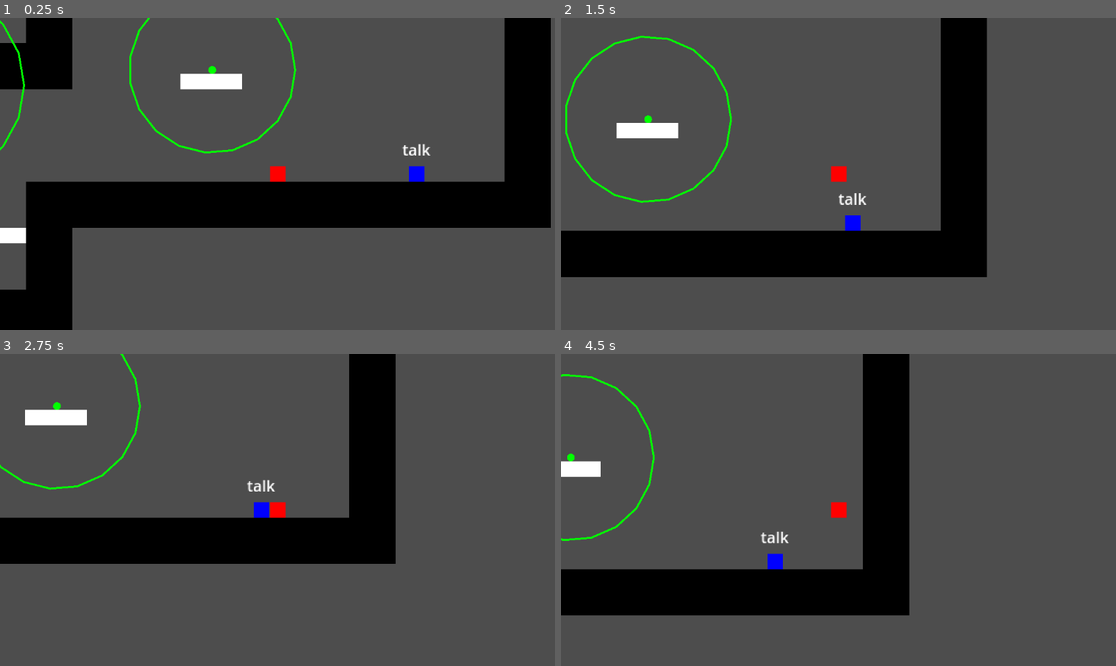
Above: before the commit, frames 1-4 (two rows, left to right).
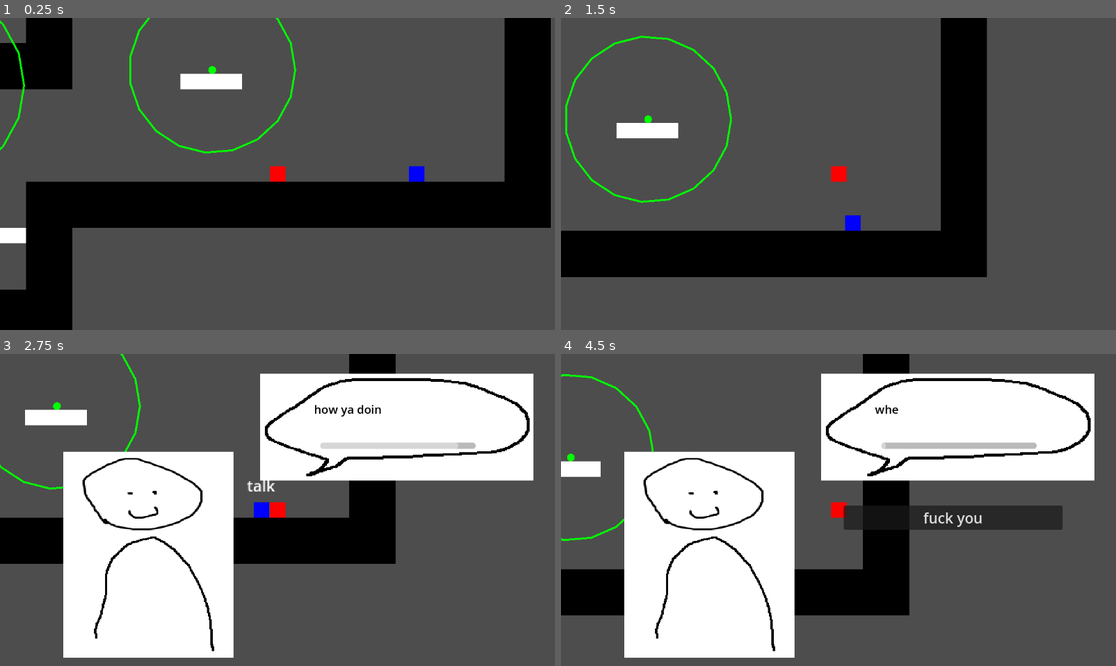
Above: after the commit, the same moments.

Repository: Lukko-Digital/upwell
Game: Godot game, scene res://src/main.tscn
Same seed, same stepped clock (60 frames per second), same inputs: the game is played once before the commit and once after it.
Inputs (mouse positions are in pixels of both pictures, inside the frame that each line leads up to):
- Up to frame 1 (0.25 s): no input
- Up to frame 2 (1.5 s): tap Enter at 0.5 s; move the mouse to (960, 158) at 0.52 s; hold Q (interact) 0.53-1.28 s; hold D (right) from 0.53 s (still down); tap Space (jump) at 0.77 s; move the mouse to (727, 189) at 1.27 s; right-click (727, 189) at 1.35 s
- Up to frame 3 (2.75 s): tap Space (jump) at 1.52 s; tap Q (interact) at 1.55 s; move the mouse to (333, 441) at 2.02 s; release D (right) at 2.03 s; hold A (left) from 2.03 s (still down); hold Q (interact) from 2.03 s (still down)
- Up to frame 4 (4.5 s): move the mouse to (810, 572) at 2.77 s; release A (left) at 2.78 s; release Q (interact) at 2.78 s; hold D (right) 2.78-4.28 s; click (810, 572) at 2.85 s; tap Space (jump) at 3.02, 3.77, 4.25 s; tap Q (interact) at 3.05 s; move the mouse to (1005, 556) at 3.52 s; hold Q (interact) 3.53-4.28 s; move the mouse to (672, 463) at 4.27 s; hold A (left) from 4.28 s (still down); right-click (672, 463) at 4.35 s

The runs differ from the first frame. In frame 1, 0.1% of the frame differs, in the area x 72-78%, y 40-45%; in frame 2, 0.1%; in frame 3, 37%; in frame 4, 39%, in the area x 11-97%, y 6-98%.
Error before the commit: Invalid call. Nonexistent function 'interact' in base 'Area2D'. (res://src/player.gd:71)

Commit message:
assign npc script

Diff:
--- a/src/dad.tscn
+++ b/src/dad.tscn
@@ -1,6 +1,6 @@
 [gd_scene load_steps=3 format=3 uid="uid://6aouvsx0hvfm"]
 
-[ext_resource type="Script" path="res://src/interactable.gd" id="1_48rw4"]
+[ext_resource type="Script" path="res://src/abstract_base_classes/npc.gd" id="1_wmwre"]
 
 [sub_resource type="CircleShape2D" id="CircleShape2D_6qdgt"]
 radius = 35.3553
@@ -8,7 +8,7 @@
 [node name="Dad" type="Area2D"]
 collision_layer = 8
 collision_mask = 2
-script = ExtResource("1_48rw4")
+script = ExtResource("1_wmwre")
 dialogue_file = "res://assets/test1.csv"
 
 [node name="ColorRect" type="ColorRect" parent="."]
